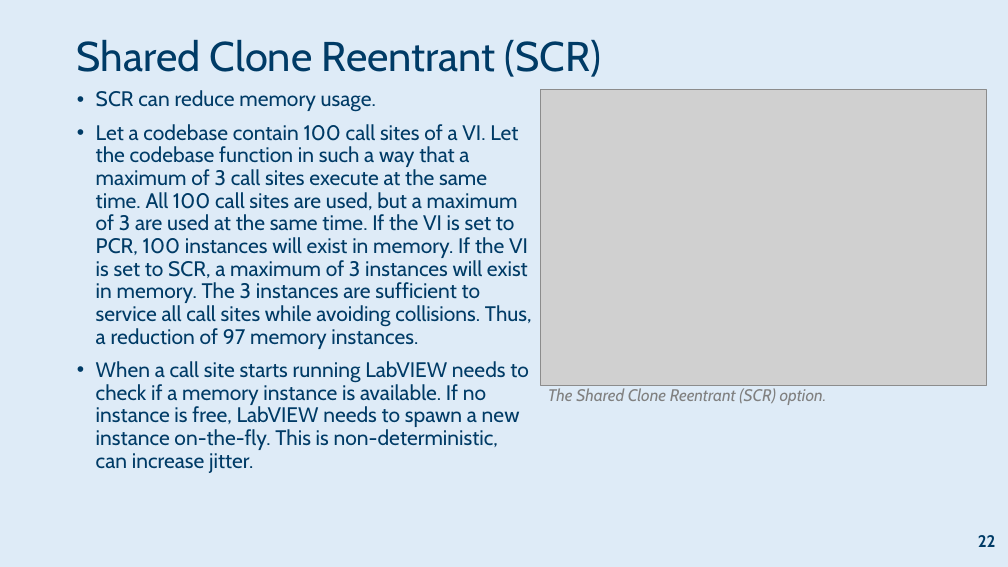
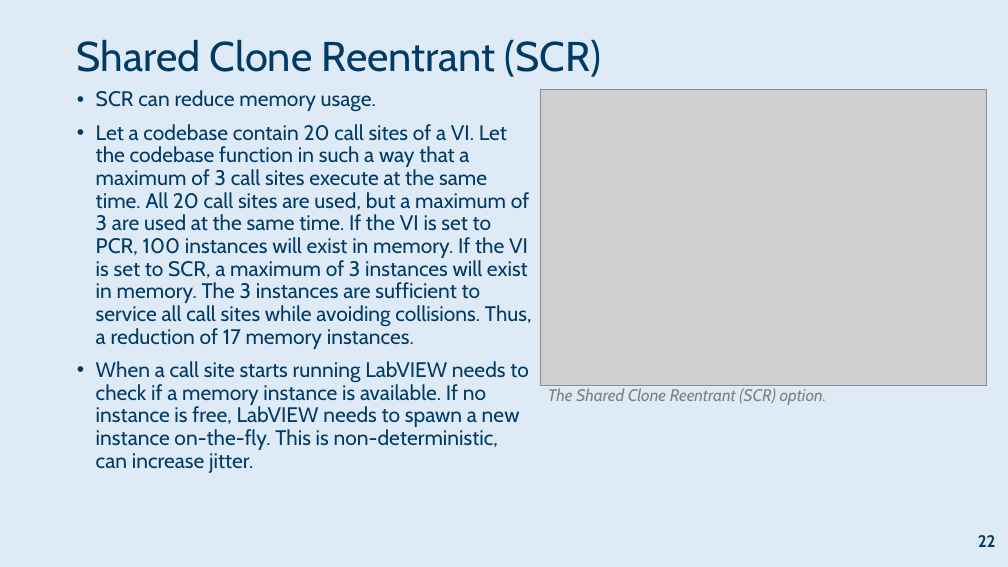
Before and after one commit to RobustoSystems/LabVIEWMultithreading, a slide deck: slide 22 of 2026-09-23 LabVIEW Multithreading and VI Execution Settings (GDevCon7).pptx. Drawn at 1008x567 pixels with LibreOffice and Linux fonts; fonts in the diff are those of the drawing; grey boxes stand for pictures; background and template pictures are left out. Boxes give left, top, right and bottom in pixels: in the first picture for what was removed or moved away, otherwise in the second. Text is boxed around its words. In the diff, an @@ line names an element or a change of style, - is before the commit and + after.

```diff
--- a/2026-09-23 LabVIEW Multithreading and VI Execution Settings (GDevCon7).pptx
+++ b/2026-09-23 LabVIEW Multithreading and VI Execution Settings (GDevCon7).pptx
@@ text at box(96, 124, 532, 349): text changed @@
-• Let a codebase contain 100 call sites of a VI. Let the codebase function in such a way that a maximum of 3 call sites execute at the same time. All 100 call sites are used, but a maximum of 3 are used at the same time. If the VI is set to PCR, 100 instances will exist in memory. If the VI is set to SCR, a maximum of 3 instances will exist in memory. The 3 instances are sufficient to service all call sites while avoiding collisions. Thus, a reduction of 97 memory instances.
+• Let a codebase contain 20 call sites of a VI. Let the codebase function in such a way that a maximum of 3 call sites execute at the same time. All 20 call sites are used, but a maximum of 3 are used at the same time. If the VI is set to PCR, 100 instances will exist in memory. If the VI is set to SCR, a maximum of 3 instances will exist in memory. The 3 instances are sufficient to service all call sites while avoiding collisions. Thus, a reduction of 17 memory instances.
```
Also in this commit, not shown: 4 other slides changed, 5 slides removed.
